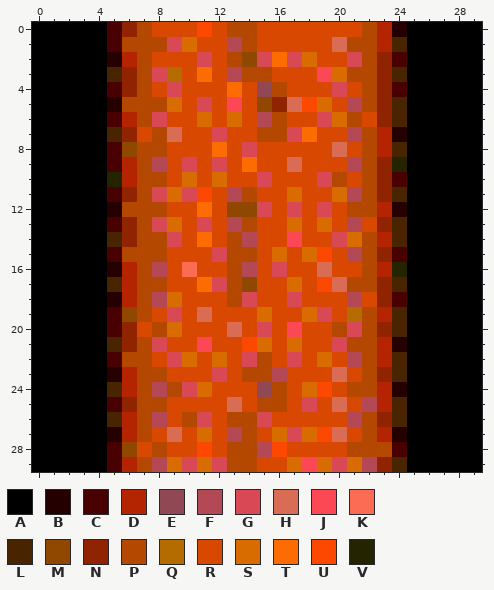
One commit to this pixel-art sprite: resources/body_vertical.png. The first picture shows the starting point.
The file is 30x30 pixels.
Palette (. is transparent): A #000000  B #240000  C #480000  D #b42400  E #904855  F #b44855  G #d84855  H #d86c55  J #fc4855  K #fc6c55  L #482400  M #904800  N #902400  P #b44800  Q #b46c00  R #d84800  S #d86c00  T #fc6c00  U #fc4800  V #242400
Pixels before, first column x 0:
 0 AAAAACNPRRRURPPRRRRRRRPDBAAAAA
 1 AAAAACPPPGSRRFPRRRRRHPPDLAAAAA
 2 AAAAABDPRRRGRPMGTGSRRGPNCAAAAA
 3 AAAAALNPGQRTRFPPRRRJSPPNLAAAAA
 4 AAAAACNPRGRRRTREPRRRGRPNCAAAAA
 5 AAAAABPPPSRGRJRMNHUSRFPNLAAAAA
 6 AAAAACDPGRRSRSRFPRRGSPRNLAAAAA
 7 AAAAALNRPHRRGRRPPGTRRFPDBAAAAA
 8 AAAAACMPPRRRTRGRRRRRHRPDLAAAAA
 9 AAAAACDPFRGRGRTRRHRRRFPNVAAAAA
10 AAAAAVDPPRSRSRRGRRRGPRPNCAAAAA
11 AAAAACNPGSGURFPRRSRRSFPNLAAAAA
12 AAAAABPPPRRTRMMGRGRGRPPDBAAAAA
13 AAAAACNPGSRGRFPRRSRSRFRNLAAAAA
14 AAAAALNPPGRTRPFRRJRRGSPDLAAAAA
15 AAAAACPPPRRRGPPRSRSURFPNCAAAAA
16 AAAAABDPFRKRRPFRGRRHRRPDVAAAAA
17 AAAAALDPPRRTGPMRRSRUHPPNLAAAAA
18 AAAAABDPFSRRRPGRRGRRRFRNCAAAAA
19 AAAAACMPRGRHRRRSRRSGRQPDLAAAAA
20 AAAAACNRPSRRRHRGRJRRPGPNLAAAAA
21 AAAAALNPGRRJRRUSRSRRGPPDBAAAAA
22 AAAAACPPRGSRSRGPRGRSRFPDLAAAAA
23 AAAAABDPPRRRGRPPFRRRHRPNLAAAAA
24 AAAAALDPFPGSRRREPRSURPPDBAAAAA
25 AAAAACNPPRRRRHRPPRGRHRFDLAAAAA
26 AAAAALDPFRPGRPPGRRRRRFPNLAAAAA
27 AAAAABDPRHRSRFPRSGSUHRPDBAAAAA
28 AAAAACMRPRRURPPFURRRRPPPCAAAAA
29 AAAAACDPFSGSGPPRRSJSGSFNLAAAAA
After the commit:
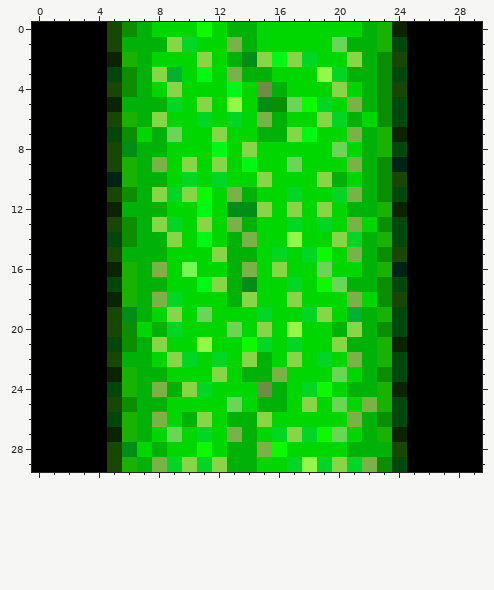
The exact change:
Colour B changes from #240000 to #0b2300.
Colour C changes from #480000 to #174700.
Colour D changes from #b42400 to #1ab200.
Colour E changes from #904855 to #6c8e47.
Colour F changes from #b44855 to #79b247.
Colour G changes from #d84855 to #86d648.
Colour H changes from #d86c55 to #6bd655.
Colour J changes from #fc4855 to #92f948.
Colour K changes from #fc6c55 to #75f954.
Colour L changes from #482400 to #00470b.
Colour M changes from #904800 to #008e17.
Colour N changes from #902400 to #0b8e00.
Colour P changes from #b44800 to #00b208.
Colour Q changes from #b46c00 to #00b22f.
Colour R changes from #d84800 to #00d600.
Colour S changes from #d86c00 to #00d623.
Colour T changes from #fc6c00 to #00f914.
Colour U changes from #fc4800 to #0cf900.
Colour V changes from #242400 to #002317.
Boxes around the changes in both pictures, in picture pixels (x1, y1, x2, y2):
changed: (107, 22, 407, 472)
